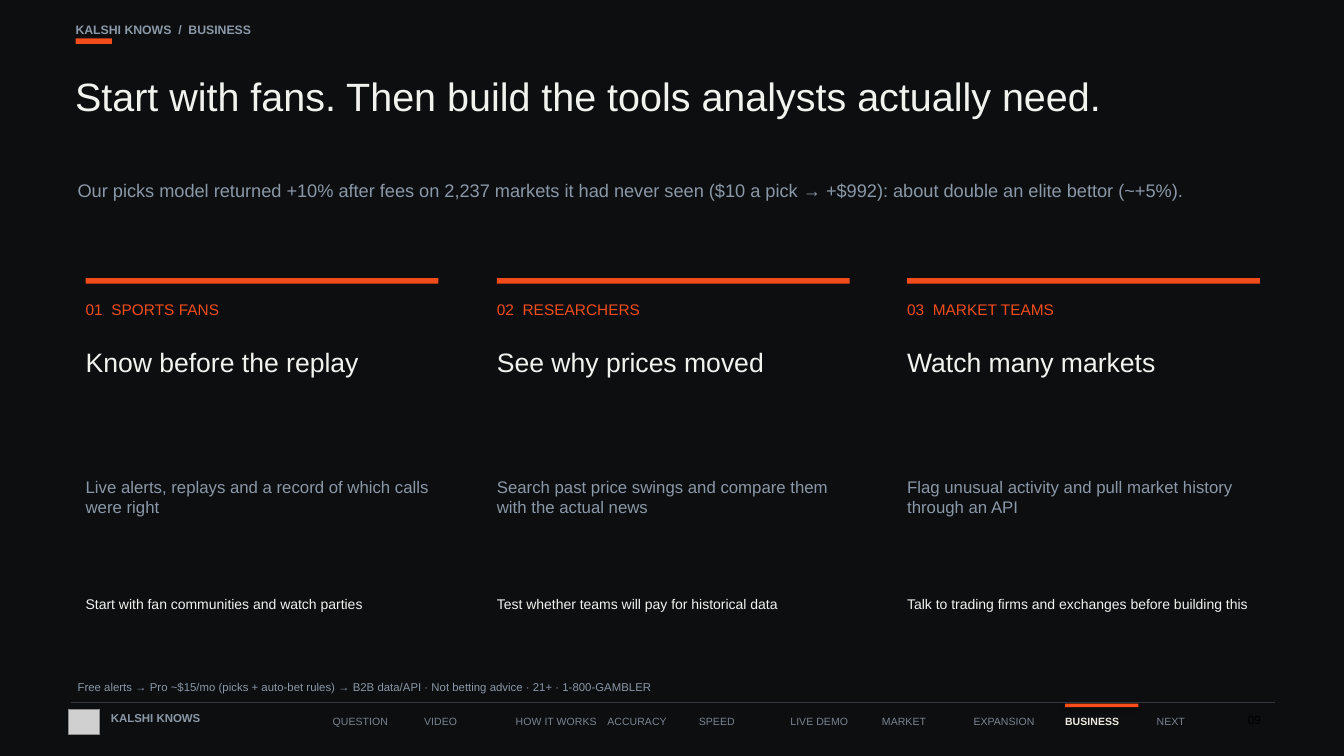
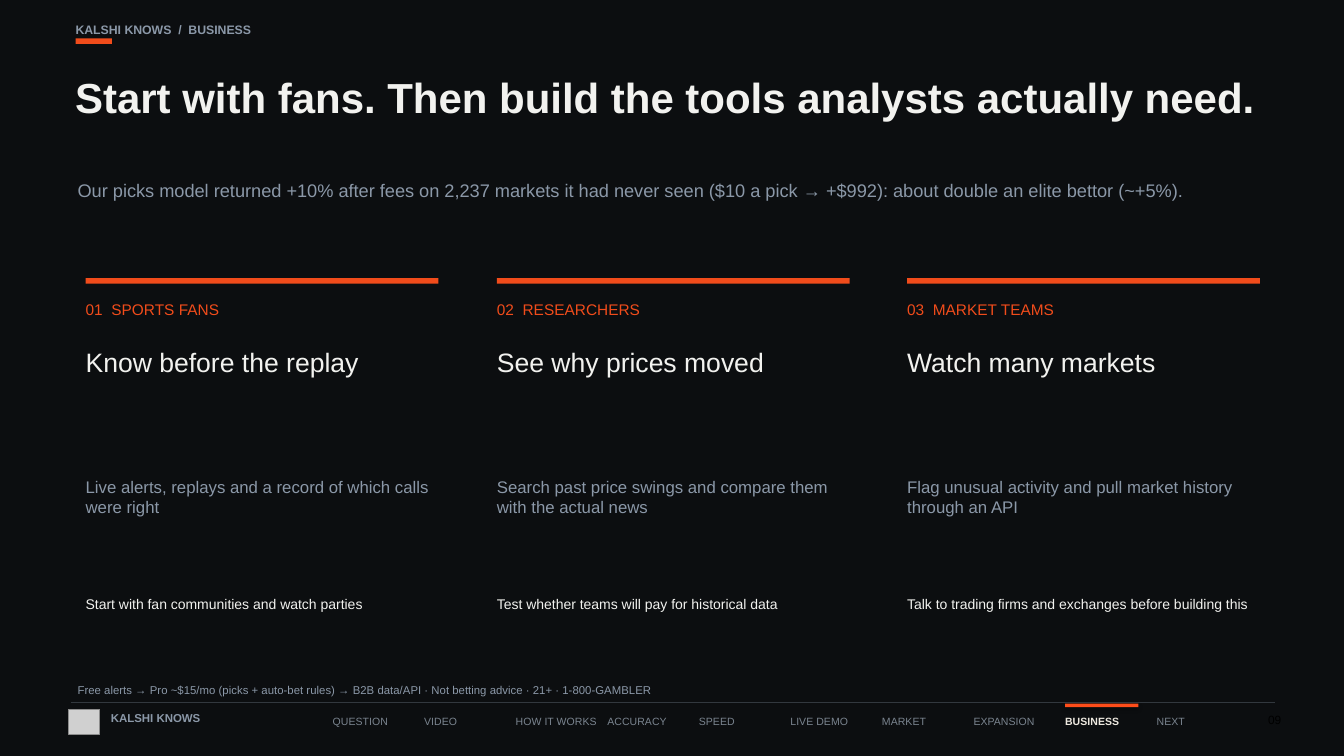
Before and after one commit to faisal-nabulsi/kalshi-knows, a slide deck: slide 9 of slides/Kalshi_Knows_FINAL.pptx. Drawn at 1344x756 pixels with LibreOffice and Linux fonts; fonts in the diff are those of the drawing; grey boxes stand for pictures. Boxes give left, top, right and bottom in pixels: in the first picture for what was removed or moved away, otherwise in the second. Text is boxed around its words. In the diff, an @@ line names an element or a change of style, - is before the commit and + after.

```diff
--- a/slides/Kalshi_Knows_FINAL.pptx
+++ b/slides/Kalshi_Knows_FINAL.pptx
@@ text "Start with fans. Then build ..." at [75, 82, 1255, 122]: size 28.2 to 30 pt, bold on @@
```
Also in this commit, not shown: 8 other slides changed.
